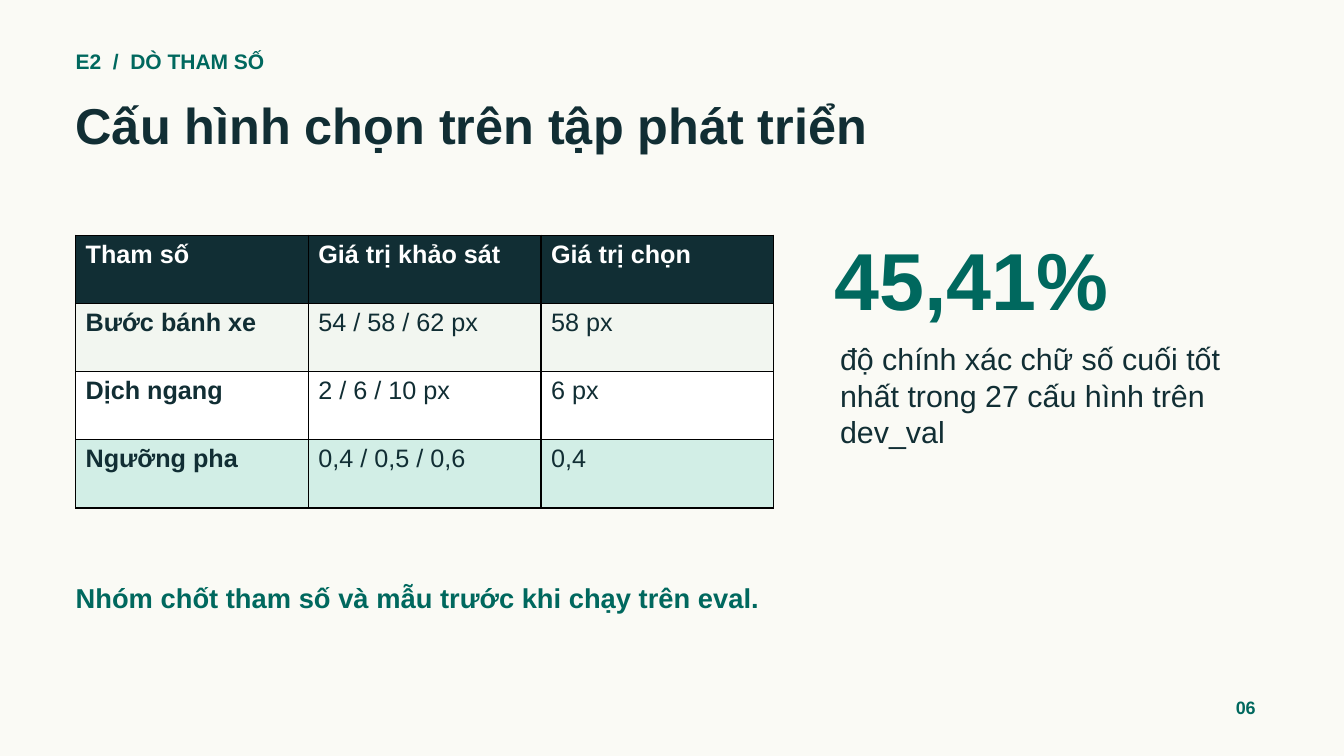
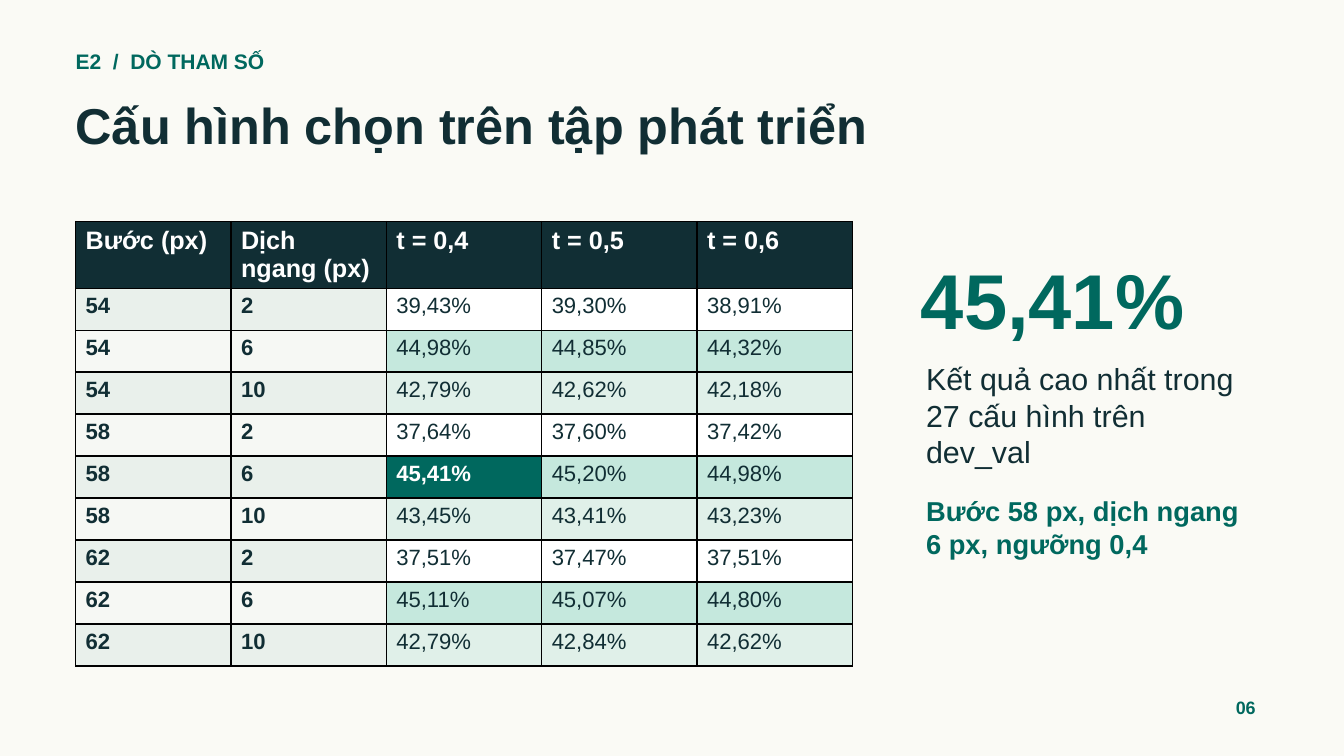
Before and after one commit to qivarnq3g/cv-water-meter-reading, a slide deck: slide 6 of report/Doc-chi-so-dong-ho-nuoc-Suon-thuyet-trinh.pptx. Drawn at 1344x756 pixels with LibreOffice and Linux fonts; fonts in the diff are those of the drawing. Boxes give left, top, right and bottom in pixels: in the first picture for what was removed or moved away, otherwise in the second. Text is boxed around its words. In the diff, an @@ line names an element or a change of style, - is before the commit and + after.

```diff
--- a/report/Doc-chi-so-dong-ho-nuoc-Suon-thuyet-trinh.pptx
+++ b/report/Doc-chi-so-dong-ho-nuoc-Suon-thuyet-trinh.pptx
@@ table at (x1=76, y1=222, x2=852, y2=656) @@
-Tham số | Giá trị khảo sát | Giá trị chọn
-Bước bánh xe | 54 / 58 / 62 px | 58 px
-Dịch ngang | 2 / 6 / 10 px | 6 px
-Ngưỡng pha | 0,4 / 0,5 / 0,6 | 0,4
+Bước (px) | Dịch ngang (px) | t = 0,4 | t = 0,5 | t = 0,6
+54 | 2 | 39,43% | 39,30% | 38,91%
+54 | 6 | 44,98% | 44,85% | 44,32%
+54 | 10 | 42,79% | 42,62% | 42,18%
+58 | 2 | 37,64% | 37,60% | 37,42%
+58 | 6 | 45,41% | 45,20% | 44,98%
+58 | 10 | 43,45% | 43,41% | 43,23%
+62 | 2 | 37,51% | 37,47% | 37,51%
+62 | 6 | 45,11% | 45,07% | 44,80%
+62 | 10 | 42,79% | 42,84% | 42,62%
@@ table resized from (x1=76, y1=235, x2=774, y2=508) to (x1=76, y1=222, x2=852, y2=656) @@
@@ text "45,41%" moved from (x1=835, y1=253, x2=1109, y2=323) to (x1=921, y1=275, x2=1184, y2=341) @@
@@ text "45,41%" at (x1=921, y1=275, x2=1184, y2=341): size 57.8 to 55.5 pt @@
@@ text at (x1=926, y1=366, x2=1233, y2=469): text changed @@
-độ chính xác chữ số cuối tốt nhất trong 27 cấu hình trên dev_val
+Kết quả cao nhất trong 27 cấu hình trên dev_val
@@ text added at (x1=926, y1=501, x2=1239, y2=559), 19.5 pt, text #00685E, bold @@
+Bước 58 px, dịch ngang 6 px, ngưỡng 0,4
@@ text removed at (x1=76, y1=587, x2=759, y2=613) @@
-Nhóm chốt tham số và mẫu trước khi chạy trên eval.
```
Also in this commit, not shown: 5 other slides changed.
